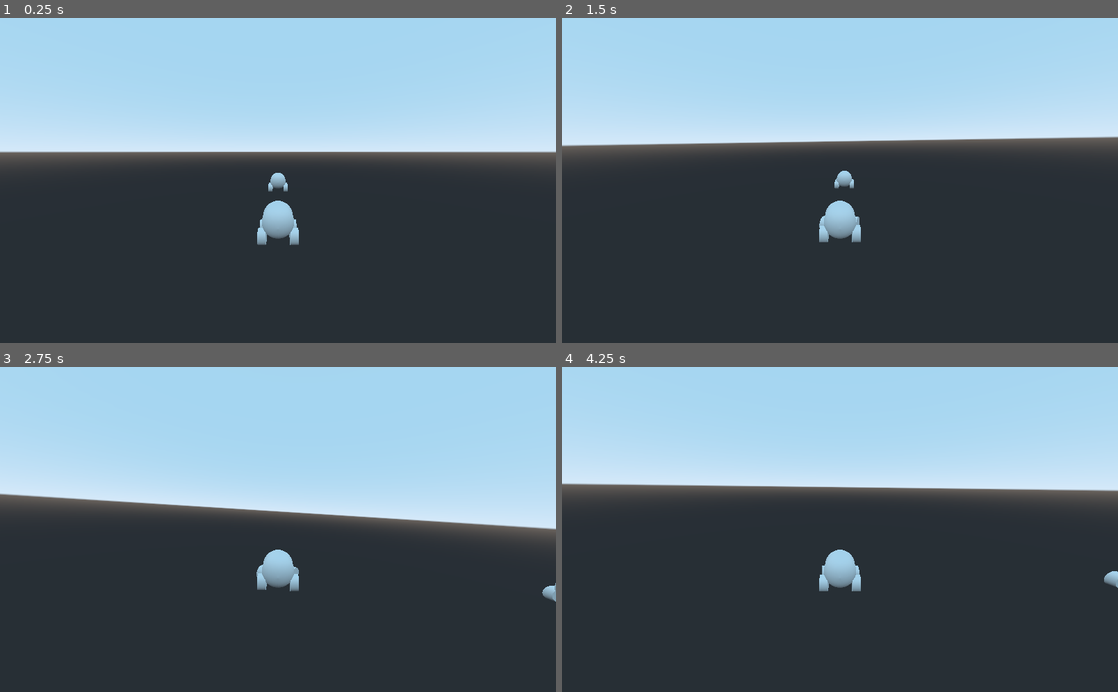
Above: before the commit, frames 1-4 (two rows, left to right).
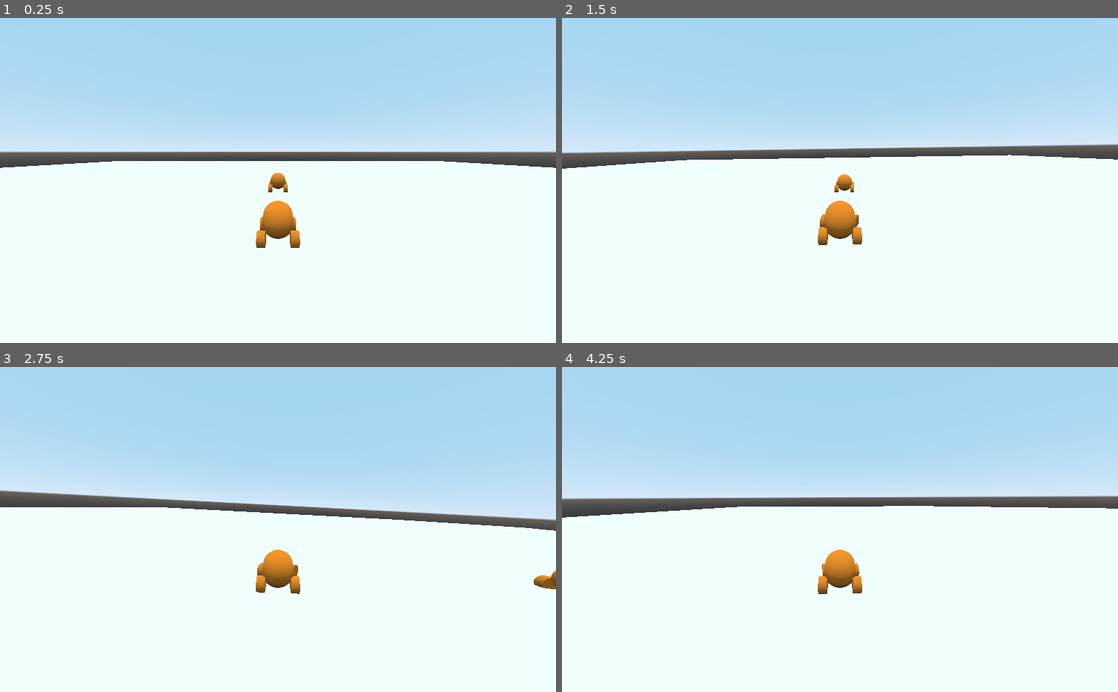
Above: after the commit, the same moments.

Repository: magnetenstad/tenstgamejam
Game: Godot game, scene res://Main.tscn
Same seed, same stepped clock (60 frames per second), same inputs: the game is played once before the commit and once after it.
Inputs:
- Up to frame 1 (0.25 s): no input
- Up to frame 2 (1.5 s): hold Right (ui_right) 0.53-1.28 s; hold Down (ui_down) from 1.28 s (still down)
- Up to frame 3 (2.75 s): release Down (ui_down) at 2.03 s; hold Right (ui_right) from 2.03 s (still down)
- Up to frame 4 (4.25 s): release Right (ui_right) at 2.78 s; hold Up (ui_up) 2.78-3.53 s; hold Left (ui_left) from 3.53 s (still down)

The runs differ from the first frame. In frame 1, 56% of the frame differs, in the area x 0-100%, y 44-100%; in frame 2, 60%; in frame 3, 57%; in frame 4, 62%, in the area x 0-100%, y 35-100%.

Commit message:
Adjust Vehicle, visuals

Diff:
--- a/Ground.tscn
+++ b/Ground.tscn
@@ -1,7 +1,9 @@
-[gd_scene load_steps=2 format=2]
+[gd_scene load_steps=3 format=2]
 
 [sub_resource type="BoxShape" id=1]
-extents = Vector3( 100, 0.5, 100 )
+extents = Vector3( 100, 1, 100 )
+
+[sub_resource type="CubeMesh" id=2]
 
 [node name="Ground" type="Spatial"]
 
@@ -9,3 +11,7 @@
 
 [node name="CollisionShape" type="CollisionShape" parent="StaticBody"]
 shape = SubResource( 1 )
+
+[node name="CSGMesh" type="CSGMesh" parent="StaticBody"]
+transform = Transform( 100, 0, 0, 0, 1, 0, 0, 0, 100, 0, 0, 0 )
+mesh = SubResource( 2 )
--- a/Main.tscn
+++ b/Main.tscn
@@ -21,3 +21,7 @@
 [node name="AI" parent="." instance=ExtResource( 1 )]
 transform = Transform( 1, 0, 0, 0, 1, 0, 0, 0, 1, 0, 2.40804, 11.3725 )
 script = ExtResource( 4 )
+
+[node name="DirectionalLight" type="DirectionalLight" parent="."]
+transform = Transform( 1, 0, 0, 0, -1.62921e-07, 1, 0, -1, -1.62921e-07, 0, 0, 0 )
+light_energy = 0.5
--- /dev/null
+++ b/Vehicle.tres
@@ -0,0 +1,5 @@
+[gd_resource type="SpatialMaterial" format=2]
+
+[resource]
+vertex_color_use_as_albedo = true
+albedo_color = Color( 0.988235, 0.537255, 0.101961, 1 )
--- a/Vehicle.tscn
+++ b/Vehicle.tscn
@@ -1,4 +1,6 @@
-[gd_scene load_steps=4 format=2]
+[gd_scene load_steps=5 format=2]
+
+[ext_resource path="res://Vehicle.tres" type="Material" id=1]
 
 [sub_resource type="CapsuleShape" id=1]
 
@@ -18,39 +20,44 @@
 [node name="CSGMesh" type="CSGMesh" parent="."]
 transform = Transform( 1, 0, 0, 0, 1, 0, 0, 0, 1, 0, 0.725055, 0 )
 mesh = SubResource( 2 )
+material = ExtResource( 1 )
 
 [node name="VehicleWheel" type="VehicleWheel" parent="."]
-transform = Transform( 1, 0, 0, 0, 1, 0, 0, 0, 1, -0.991979, 0, -0.681203 )
+transform = Transform( 1, 0, 0, 0, 1, 0, 0, 0, 1, -1, 0, -1 )
 use_as_traction = true
 
 [node name="CSGMesh" type="CSGMesh" parent="VehicleWheel"]
 transform = Transform( -1.62921e-07, -1, 0, 1, -1.62921e-07, 0, 0, 0, 1, 0, 0, 0 )
 mesh = SubResource( 3 )
+material = ExtResource( 1 )
 
 [node name="VehicleWheel2" type="VehicleWheel" parent="."]
-transform = Transform( 1, 0, 0, 0, 1, 0, 0, 0, 1, -0.991979, 0, 0.631149 )
+transform = Transform( 1, 0, 0, 0, 1, 0, 0, 0, 1, -1, 0, 1 )
 use_as_traction = true
 use_as_steering = true
 
 [node name="CSGMesh2" type="CSGMesh" parent="VehicleWheel2"]
 transform = Transform( -1.62921e-07, -1, 0, 1, -1.62921e-07, 0, 0, 0, 1, 0, 0, 0 )
 mesh = SubResource( 3 )
+material = ExtResource( 1 )
 
 [node name="VehicleWheel3" type="VehicleWheel" parent="."]
-transform = Transform( 1, 0, 0, 0, 1, 0, 0, 0, 1, 0.977495, 0, -0.681203 )
+transform = Transform( 1, 0, 0, 0, 1, 0, 0, 0, 1, 1, 0, -1 )
 use_as_traction = true
 
 [node name="CSGMesh3" type="CSGMesh" parent="VehicleWheel3"]
 transform = Transform( -1.62921e-07, -1, 0, 1, -1.62921e-07, 0, 0, 0, 1, 0, 0, 0 )
 mesh = SubResource( 3 )
+material = ExtResource( 1 )
 
 [node name="VehicleWheel4" type="VehicleWheel" parent="."]
-transform = Transform( 1, 0, 0, 0, 1, 0, 0, 0, 1, 0.977495, 0, 0.631149 )
+transform = Transform( 1, 0, 0, 0, 1, 0, 0, 0, 1, 1, 0, 1 )
 use_as_traction = true
 use_as_steering = true
 
 [node name="CSGMesh4" type="CSGMesh" parent="VehicleWheel4"]
 transform = Transform( -1.62921e-07, -1, 0, 1, -1.62921e-07, 0, 0, 0, 1, 0, 0, 0 )
 mesh = SubResource( 3 )
+material = ExtResource( 1 )
 
 [node name="Vehicle" type="Spatial" parent="."]
